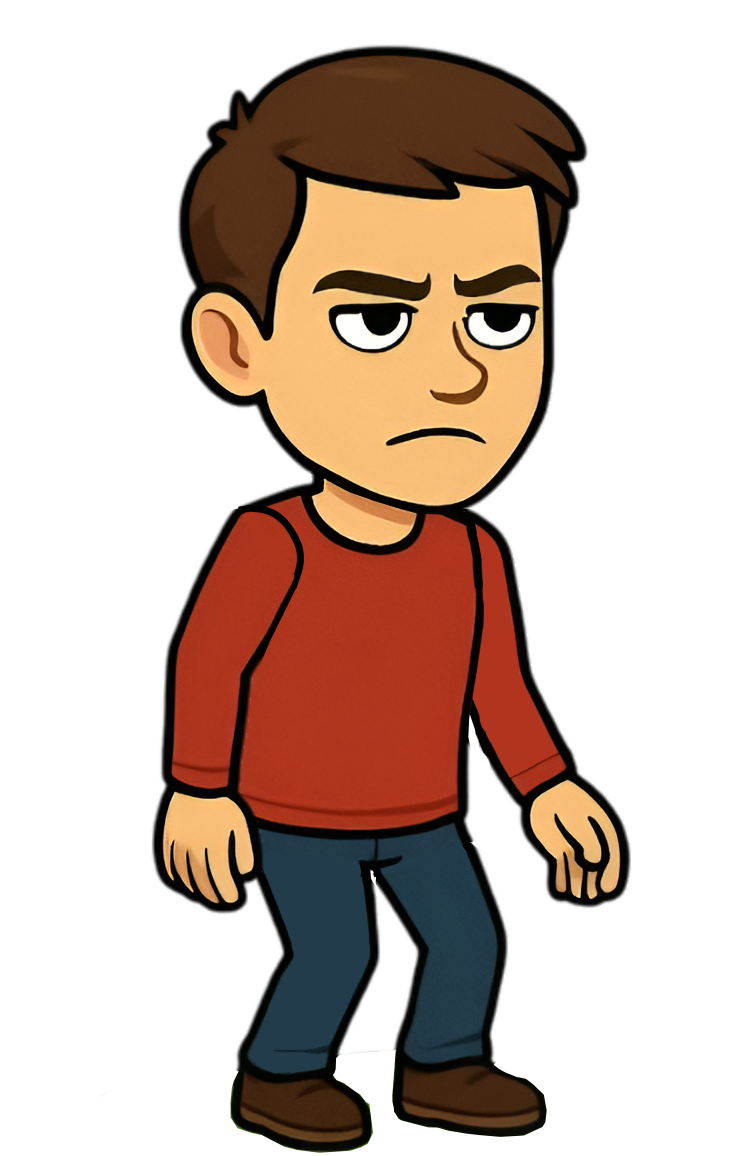
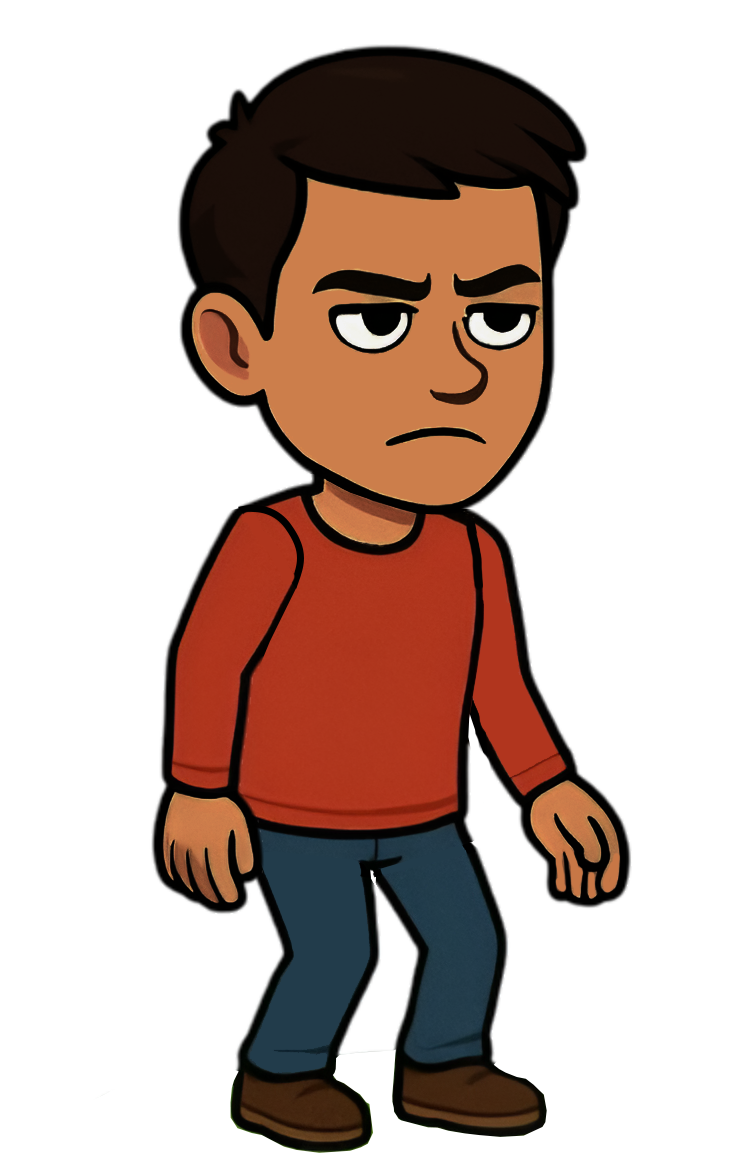
Comparing the layer stacks of the two 736px x 1156px images. Changes:
painted on "RightHand" over [151, 787, 264, 914]
painted on "Head" over [177, 44, 587, 515]
painted on "Body" over [311, 477, 418, 547]
painted on "LeftHand" over [520, 776, 632, 908]
